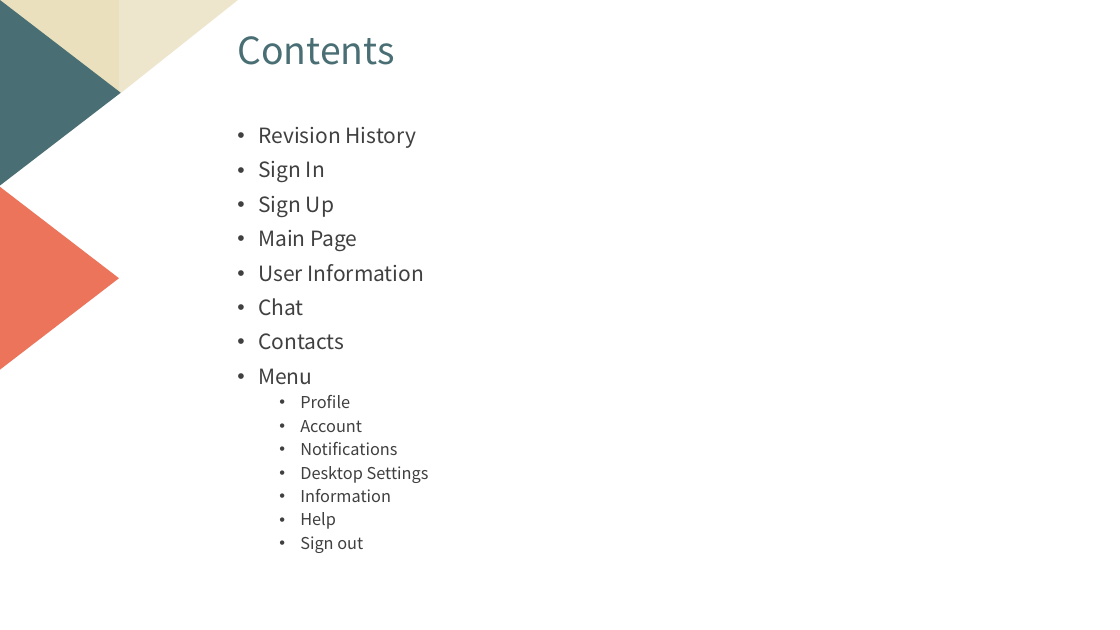
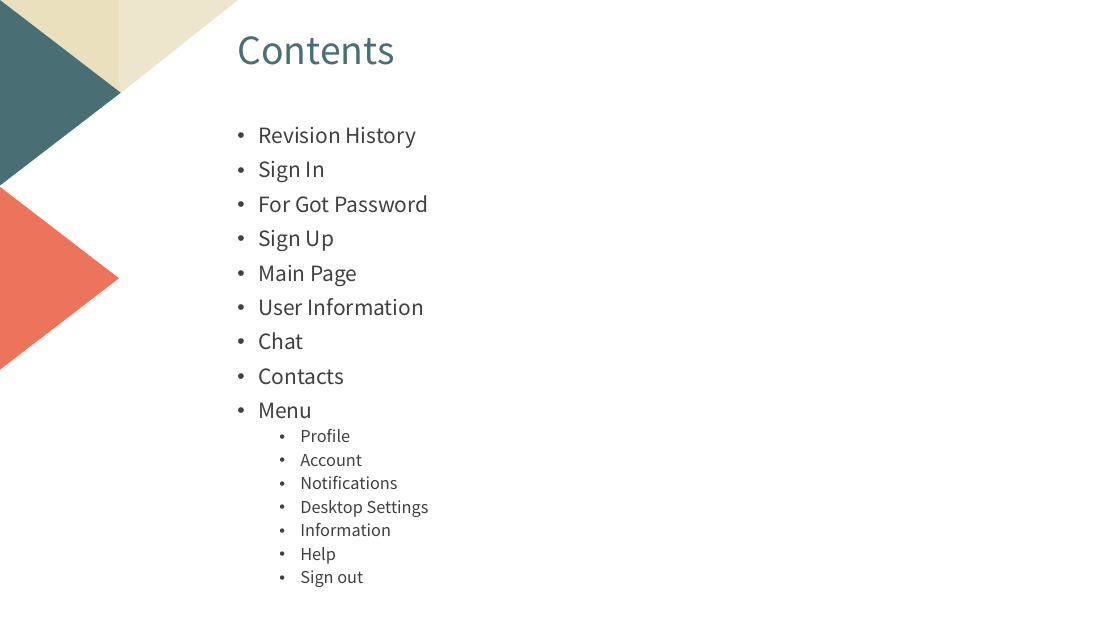
Before and after one commit to jhbaessi/coffee_beans, a slide deck: slide 2 of docs/GUI_Design_Concepts.pptx. Drawn at 1120x630 pixels with LibreOffice and Linux fonts; fonts in the diff are those of the drawing. Boxes give left, top, right and bottom in pixels: in the first picture for what was removed or moved away, otherwise in the second. Text is boxed around its words. In the diff, an @@ line names an element or a change of style, - is before the commit and + after.

```diff
--- a/docs/GUI_Design_Concepts.pptx
+++ b/docs/GUI_Design_Concepts.pptx
@@ text at (x1=258, y1=195, x2=428, y2=213): paragraph added @@
+• For Got Password
```
Also in this commit, not shown: 2 other slides changed.
